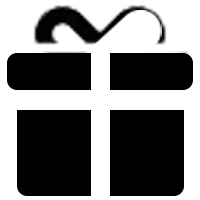
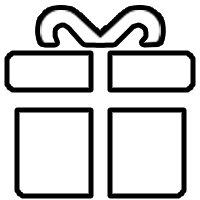
Revision of a layered 200x200 image; what changed, layer by layer:
moved "Rounded Rectangle 3" above "Rectangle 1", painted on it over [40, 10, 162, 62]
removed layer "Layer 1" over [33, 4, 193, 58]
hid "Rectangle 1" (1st of 2), painted on it over [8, 90, 192, 110]
hid "Rectangle 1" (2nd of 2), painted on it over [91, 50, 110, 199]
painted on "Rounded Rectangle 2" over [7, 53, 193, 90]
painted on "Rounded Rectangle 1" over [17, 77, 184, 196]
